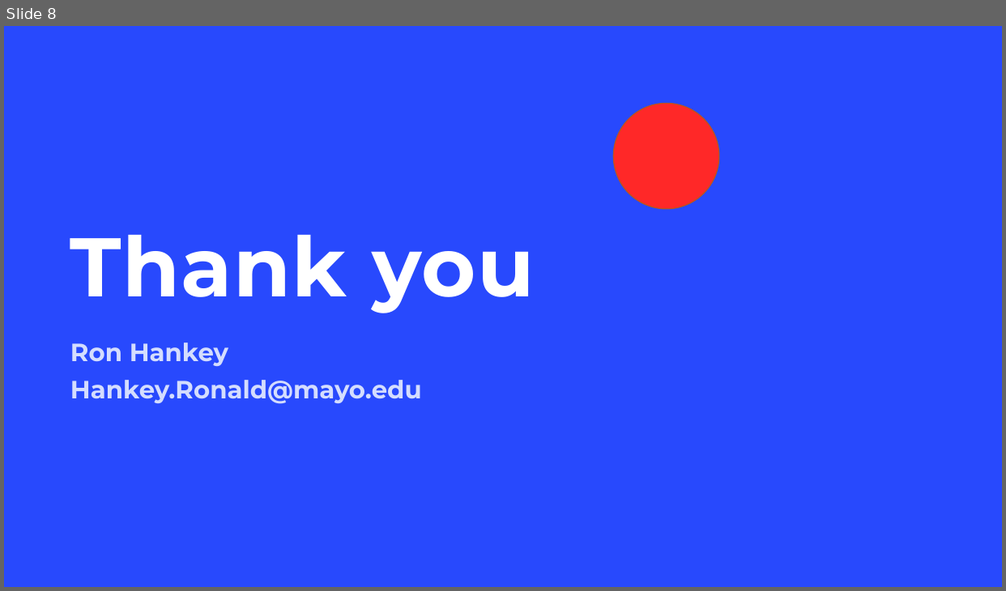
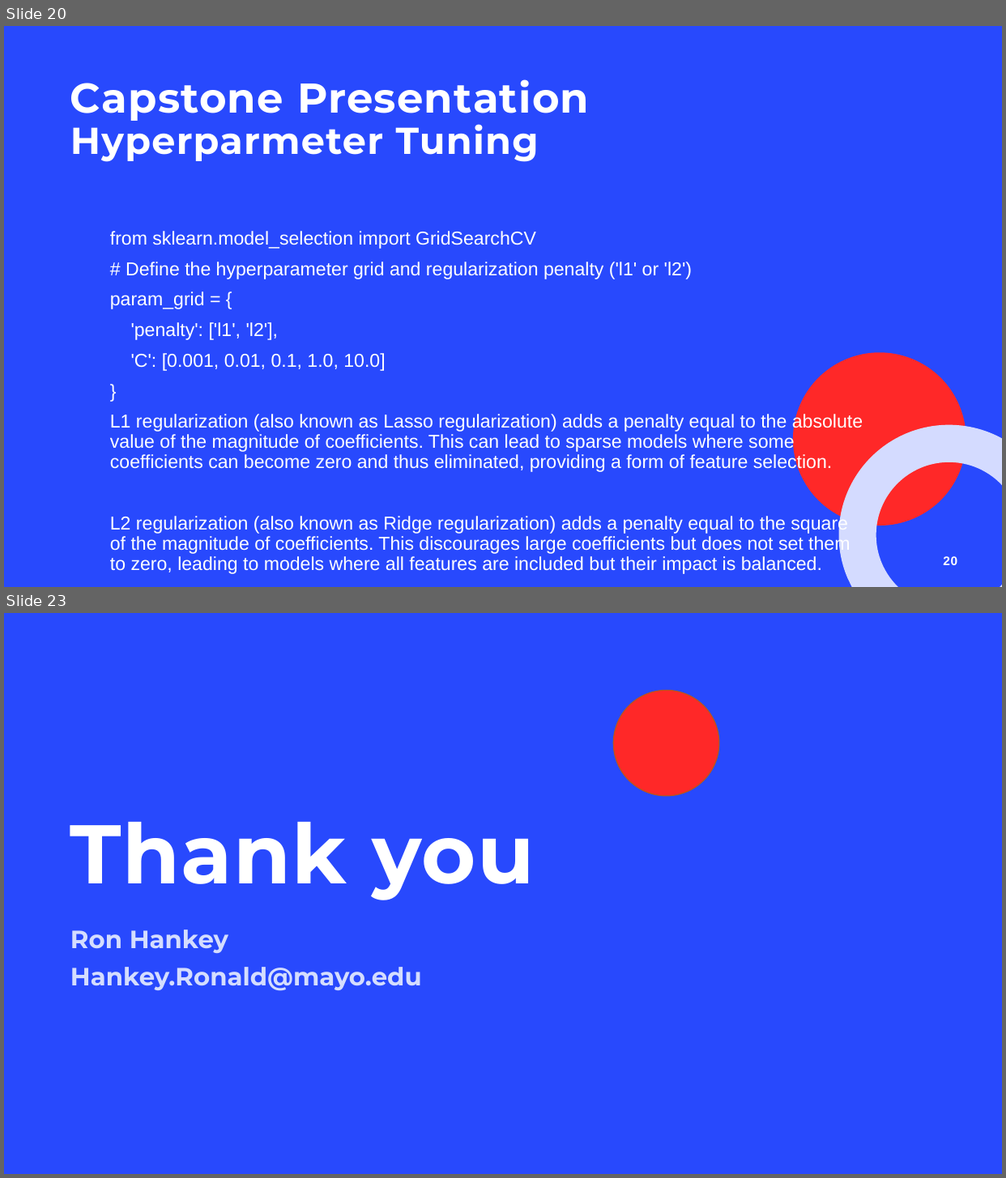
Before and after one commit to lykkelig/Capstone-Two, a slide deck: Capstone_Presentation.pptx. Shown one above the other, each under a label of ours: slide 8 before the commit, slides 20 and 23 after it; the slides between them are not shown. The pictures are 1006x591 and 1006x1178 pixels, drawn with LibreOffice and Linux fonts; fonts in the diff are those of the drawing; background and template pictures are left out. Boxes give left, top, right and bottom in pixels: in the first picture for what was removed or moved away, otherwise in the second. Text is boxed around its words. In the diff, an @@ line names an element or a change of style, - is before the commit and + after.

Commit message:
Update Capstone_Presentation.pptx
Updated presentation

```diff
--- a/Capstone_Presentation.pptx
+++ b/Capstone_Presentation.pptx
@@ slide 20 added at <box>4,26,1002,587</box>, background #2849FD @@
@@ title added at <box>70,79,589,162</box>, 40 pt, text #FFFFFF, bold @@
+Capstone Presentation
+Hyperparmeter Tuning
@@ text added at <box>110,231,863,574</box>, 18 pt, text #FFFFFF @@
+from sklearn.model_selection import GridSearchCV
+# Define the hyperparameter grid and regularization penalty ('l1' or 'l2')
+param_grid = {
+'penalty': ['l1', 'l2'],
+'C': [0.001, 0.01, 0.1, 1.0, 10.0]
+}
+L1 regularization (also known as Lasso regularization) adds a penalty equal to the absolute value of the magnitude of coefficients. This can lead to sparse models where some coefficients can become zero and thus eliminated, providing a form of feature selection.
+L2 regularization (also known as Ridge regularization) adds a penalty equal to the square of the magnitude of coefficients. This discourages large coefficients but does not set them to zero, leading to models where all features are included but their impact is balanced.
@@ ellipse added at <box>793,353,966,526</box>, fill #FF2828 @@
@@ freeform shape added at <box>839,425,1002,587</box>, fill #D4DBFF @@
@@ page number added at <box>943,557,957,565</box>, 12 pt, text #FFFFFF, bold @@
+20
@@ what was slide 8 is now slide 23 @@
```
Also in this commit, not shown: 15 other slides added, 1 slide removed.
